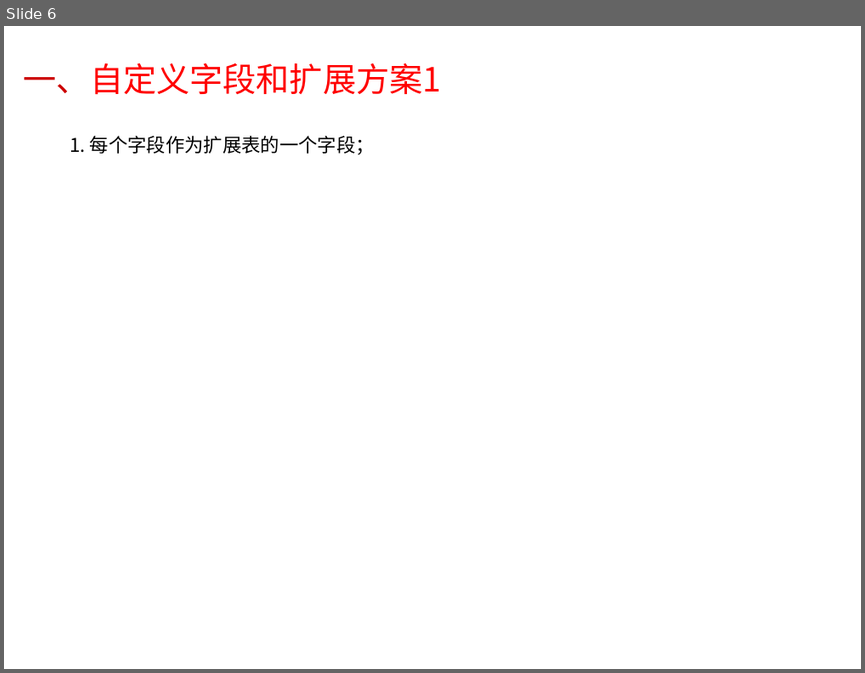
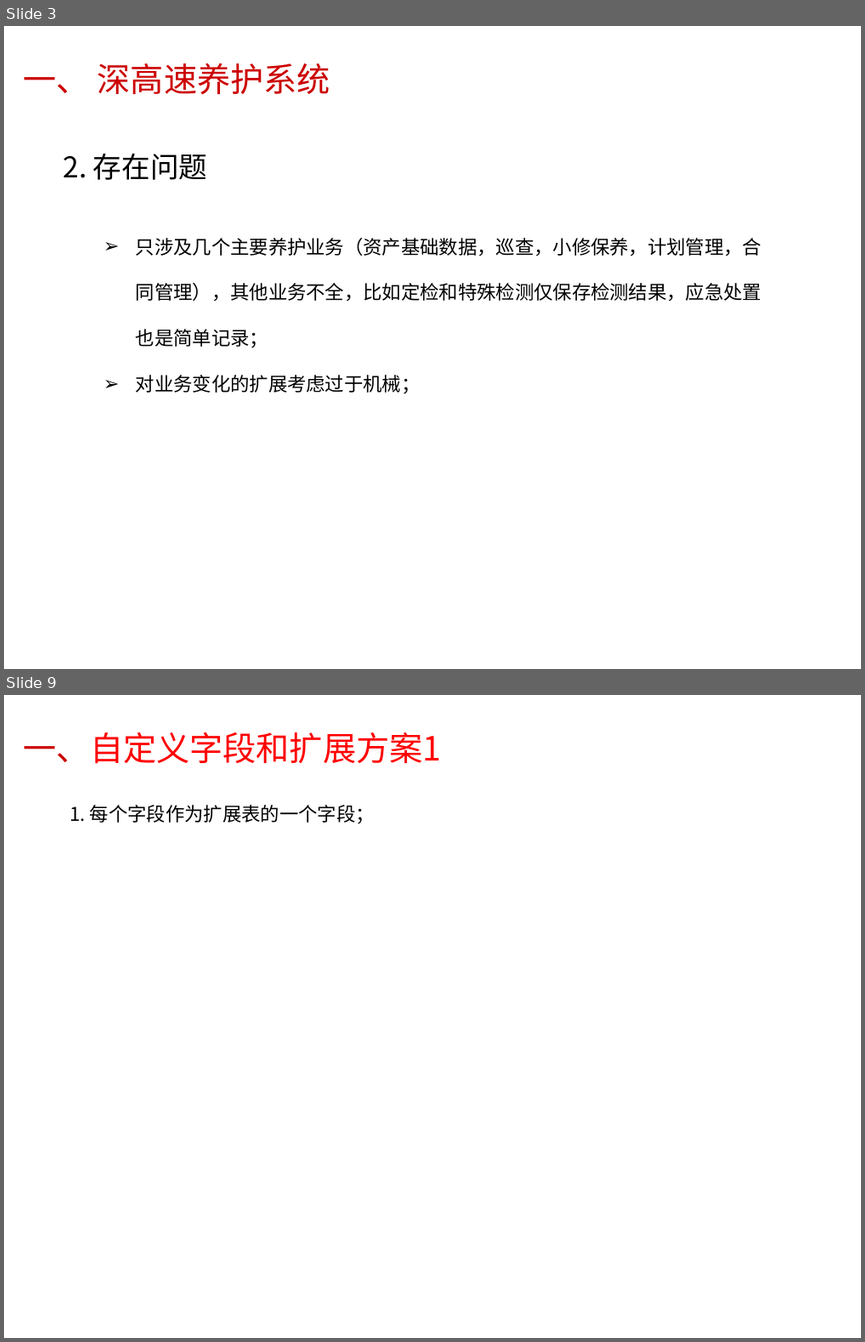
Before and after one commit to rxchl/SyncDoc, a slide deck: 数据库设计/公路养护数据库设计思路.pptx. Shown one above the other, each under a label of ours: slide 6 before the commit, slides 3 and 9 after it; the slides between them are not shown. The pictures are 865x673 and 865x1342 pixels, drawn with LibreOffice and Linux fonts; fonts in the diff are those of the drawing; background and template pictures are left out. Boxes give left, top, right and bottom in pixels: in the first picture for what was removed or moved away, otherwise in the second. Text is boxed around its words. In the diff, an @@ line names an element or a change of style, - is before the commit and + after.

```diff
--- a/数据库设计/公路养护数据库设计思路.pptx
+++ b/数据库设计/公路养护数据库设计思路.pptx
@@ slide 3 added at bbox=[4, 26, 861, 669], background picture (left out) @@
@@ title added at bbox=[24, 63, 330, 95], 28 pt, text #CC0000 @@
+一、 深高速养护系统
@@ text added at bbox=[63, 154, 207, 180], 24 pt, text #000000 @@
+2. 存在问题
@@ text added at bbox=[136, 238, 761, 394], 16 pt, text #000000 @@
+➢ 只涉及几个主要养护业务（资产基础数据，巡查，小修保养，计划管理，合同管理），其他业务不全，比如定检和特殊检测仅保存检测结果，应急处置也是简单记录；
+➢ 对业务变化的扩展考虑过于机械；
@@ what was slide 6 is now slide 9 @@
```
Also in this commit, not shown: 4 slides changed, 2 other slides added, 5 other files.
